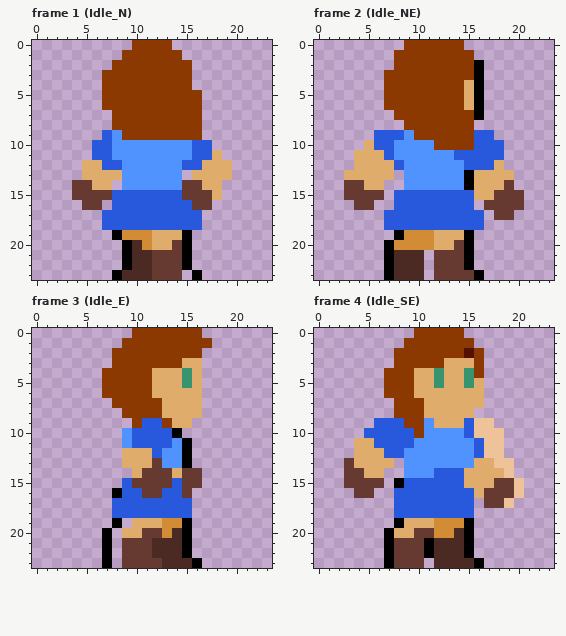
One commit to this pixel-art file: The Curious Life of Eden/Assets/Sprites/EdenSprites.aseprite. This is how it looked before the edit.
24x24 pixels, 112 frames. Shown: frame 1 (Idle_N), frame 2 (Idle_NE), frame 3 (Idle_E), frame 4 (Idle_SE). The commit also changed other frames, which this record leaves out.
After the commit:
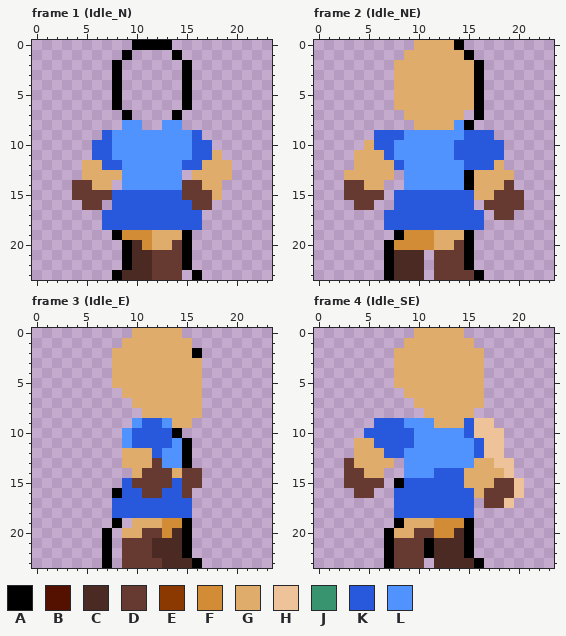
Palette (. is transparent): A #000000  B #551100  C #4c2a24  D #663931  E #8b3900  F #d38c36  G #dfac6b  H #eec39a  J #37946e  K #2859dc  L #5093ff
What changed:
layer "Color/Hair/Eyes" now hidden
--- frame 1 (Idle_N)
@@ x 5..18 @@
- 0 .....EEEE.....
- 1 ....EEEEEE....
- 2 ...EEEEEEEE...
- 3 ..EEEEEEEEE...
- 4 ..EEEEEEEEE...
- 5 ..EEEEEEEEEE..
- 6 ..EEEEEEEEEE..
- 7 ...EEEEEEEEE..
- 8 ...EEEEEEEEE..
- 9 ..KLEEEEEEEE..
+ 0 .....AAAA.....
+ 1 ....A....A....
+ 2 ...A......A...
+ 3 ...A......A...
+ 4 ...A......A...
+ 5 ...A......A...
+ 6 ...A......A...
+ 7 ....A....A....
+ 8 ....LL..LL....
+ 9 ..KLLLLLLLLK..
 10 .KKLLLLLLLLKK.
--- frame 2 (Idle_NE)
@@ x 5..17 @@
- 0 ....EEEEEE...
- 1 ...EEEEEEEE..
- 2 ...EEEEEEEEA.
- 3 ..EEEEEEEEEA.
- 4 ..EEEEEEEEGA.
- 5 ..EEEEEEEEGA.
- 6 ..EEEEEEEEGA.
- 7 ...EEEEEEEEA.
- 8 ....EEEEEEE..
- 9 .KKKLEEEEEEKK
-10 GKKLLLLEEEEKK
+ 0 .....GGGGA...
+ 1 ....GGGGGGA..
+ 2 ...GGGGGGGGA.
+ 3 ...GGGGGGGGA.
+ 4 ...GGGGGGGGA.
+ 5 ...GGGGGGGGA.
+ 6 ...GGGGGGGGA.
+ 7 ....GGGGGG.A.
+ 8 .....GGGGLA..
+ 9 .KKKLLLLLLKKK
+10 GKKLLLLLLKKKK
 11 GGKLLLLLLKKKK
--- frame 3 (Idle_E)
@@ x 5..19 @@
- 0 .....EEEEEEE...
- 1 ....EEEEEEEEE..
- 2 ...EEEEEEEEE...
- 3 ...EEEEEEEGG...
- 4 ..EEEEEGGGJG...
- 5 ..EEEEEGGGJG...
- 6 ..EEEEEGGGGG...
- 7 ...EEEEEGGGG...
- 8 ....EEEEGGGG...
- 9 .....EKKEGG....
+ 0 .....GGGGG.....
+ 1 ....GGGGGGG....
+ 2 ...GGGGGGGGA...
+ 3 ...GGGGGGGGG...
+ 4 ...GGGGGGGGG...
+ 5 ...GGGGGGGGG...
+ 6 ....GGGGGGGG...
+ 7 .....GGGGGGG...
+ 8 ......GGGGGG...
+ 9 .....LKKLGG....
 10 ....LKKKKA.....
--- frame 4 (Idle_SE)
@@ x 5..18 @@
- 0 .....EEEEE....
- 1 ....EEEEEEE...
- 2 ...EEEEEEEBE..
- 3 ...EEEEEGGGE..
- 4 ..EEEGGJGGJE..
- 5 ..EEEGGJGGJG..
- 6 ..EEEGGGGGGG..
- 7 ...EEEGGGGGG..
- 8 ...EEEGGGGG...
- 9 .KKKEELGGGKHH.
-10 KKKKKELLLLKHHH
+ 0 .....GGGGG....
+ 1 ....GGGGGGG...
+ 2 ...GGGGGGGGG..
+ 3 ...GGGGGGGGG..
+ 4 ...GGGGGGGGG..
+ 5 ...GGGGGGGGG..
+ 6 ....GGGGGGGG..
+ 7 .....GGGGGGG..
+ 8 ......GGGGG...
+ 9 .KKKLLLGGGKHH.
+10 KKKKKLLLLLKHHH
 11 GKKKKLLLLLLKHH
Where, in picture pixels (left, top, right, bottom), the same in both pictures:
changed: (102, 40, 202, 140)
changed: (384, 40, 474, 150)
changed: (102, 328, 212, 428)
changed: (384, 328, 484, 438)
